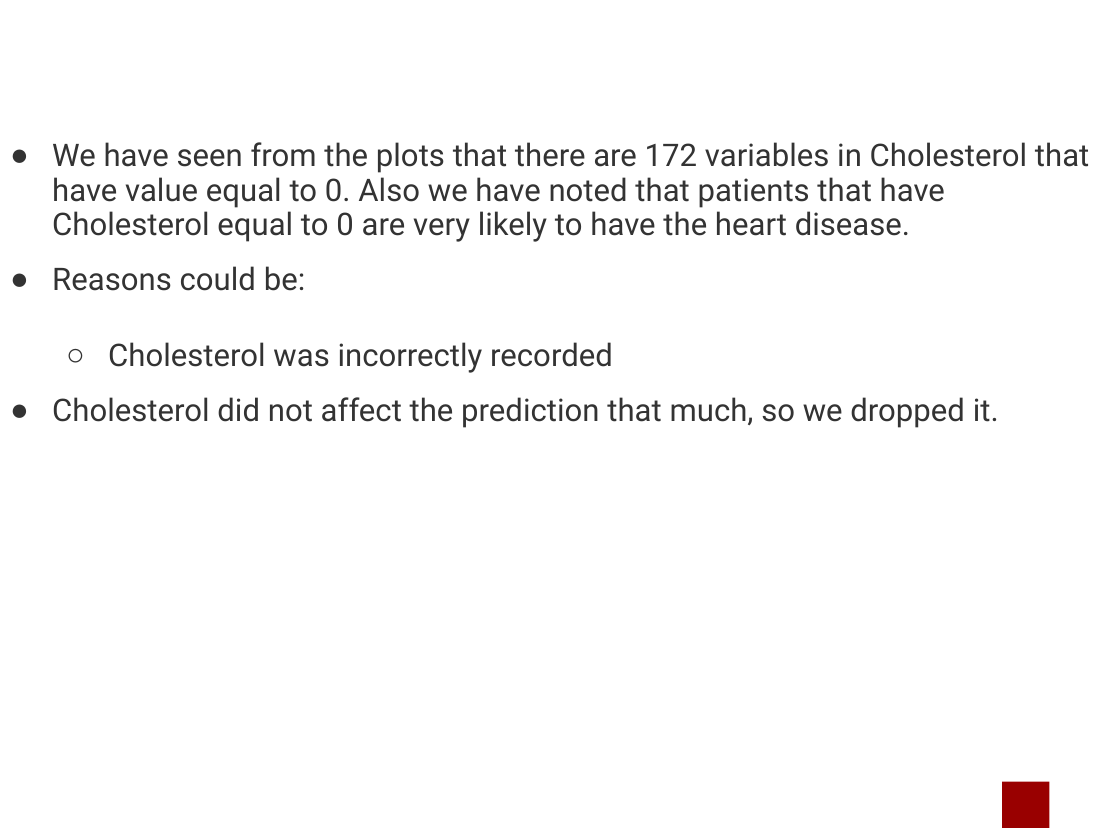
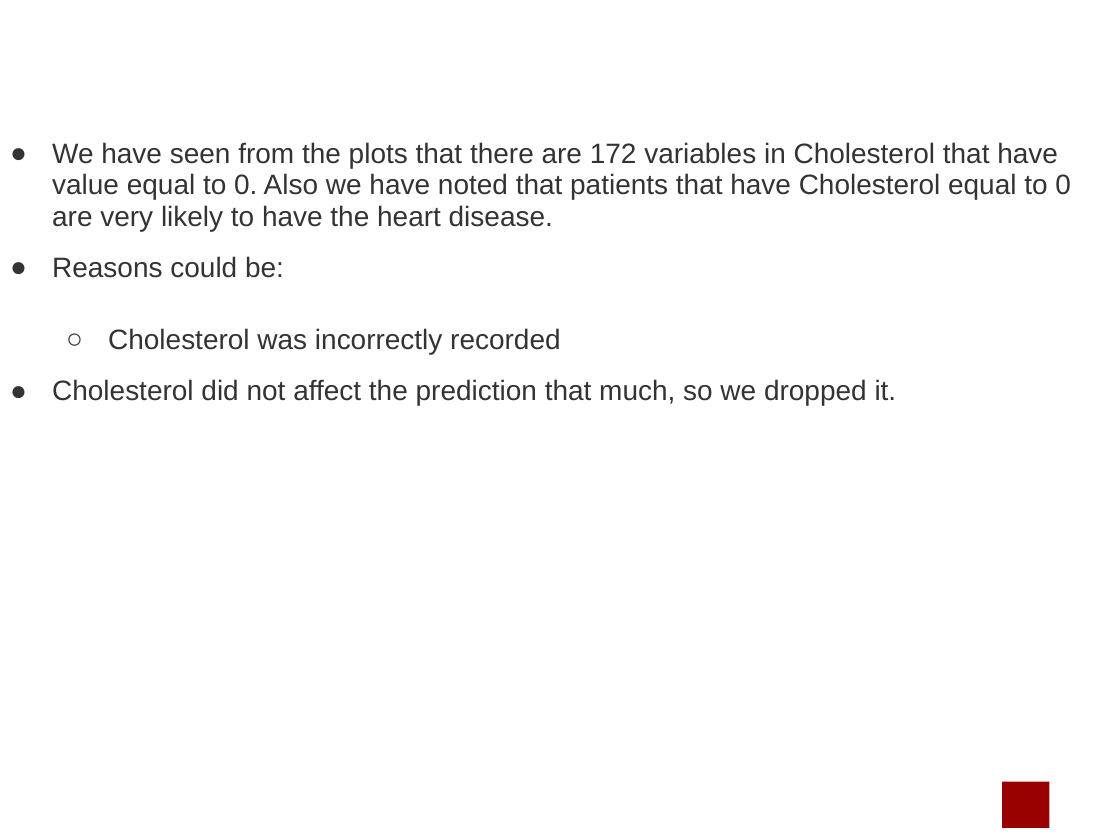
Before and after one commit to marcouderzo/CoronaryHeartDisease-Prediction, a slide deck: slide 6 of slides.pptx. Drawn at 1120x840 pixels with LibreOffice and Linux fonts; fonts in the diff are those of the drawing; background and template pictures are left out. Boxes give left, top, right and bottom in pixels: in the first picture for what was removed or moved away, otherwise in the second. Text is boxed around its words. In the diff, an @@ line names an element or a change of style, - is before the commit and + after.

```diff
--- a/slides.pptx
+++ b/slides.pptx
@@ text "We have seen from the ..." at <box>52,142,1071,406</box>: size 20 to 18 pt, font Roboto to Arial @@
```
Also in this commit, not shown: 11 other slides changed, 2 slides added, 2 other files.
